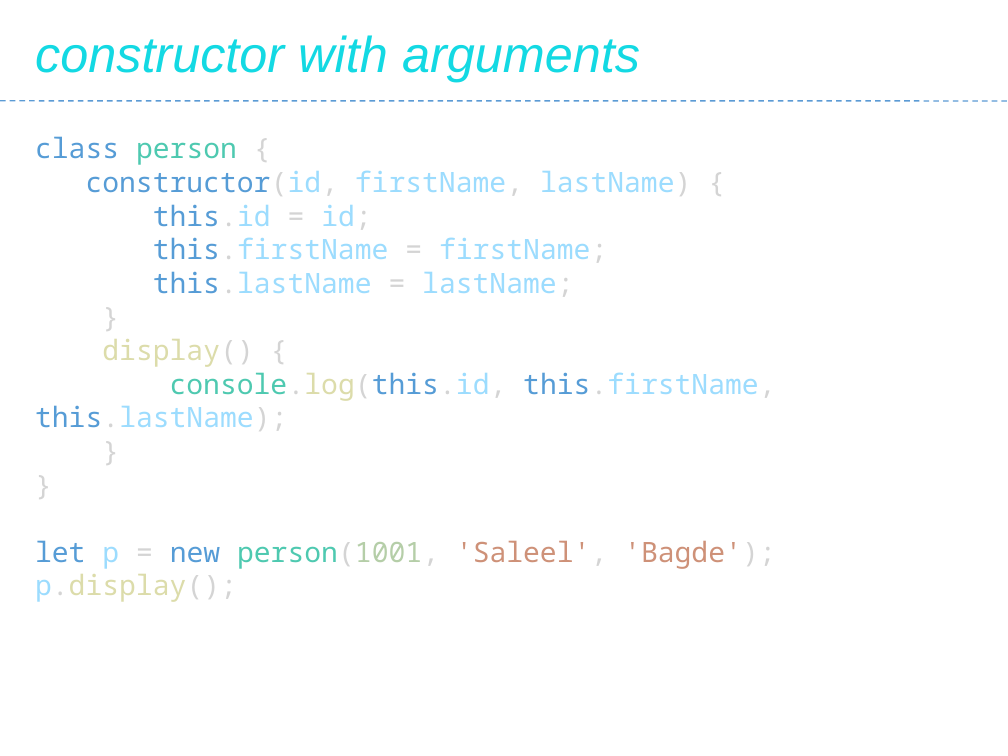
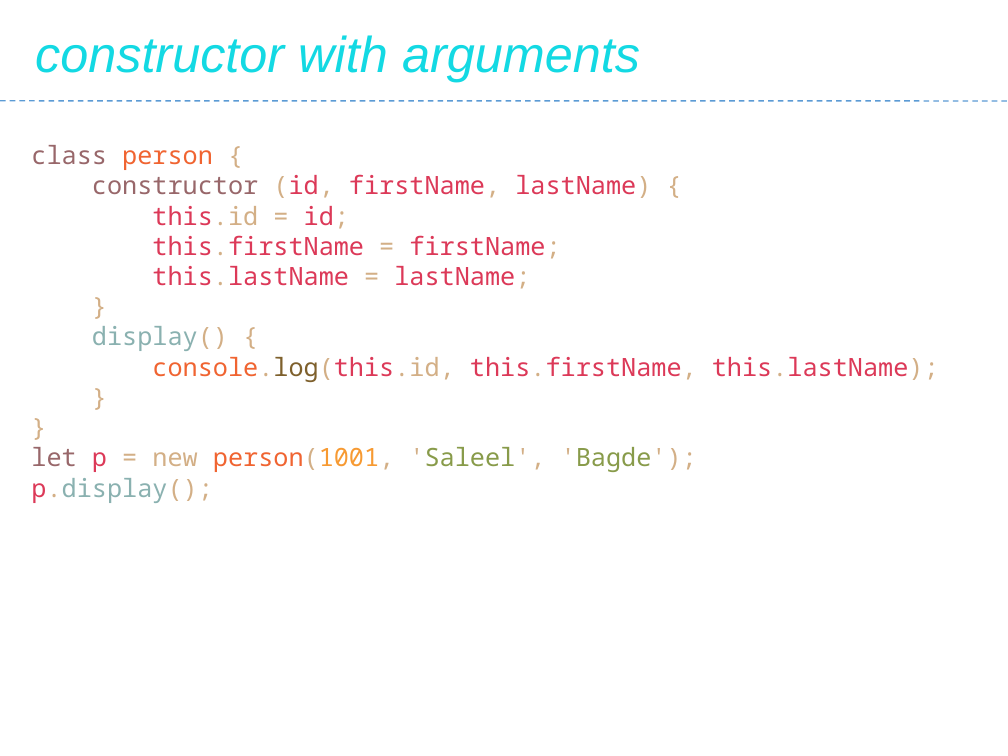
Before and after one commit to Saleel-Bagde/PPT-s, a slide deck: slide 229 of JavaScript.pptx. Drawn at 1008x756 pixels with LibreOffice and Linux fonts; fonts in the diff are those of the drawing. Boxes give left, top, right and bottom in pixels: in the first picture for what was removed or moved away, otherwise in the second. Text is boxed around its words. In the diff, an @@ line names an element or a change of style, - is before the commit and + after.

```diff
--- a/JavaScript.pptx
+++ b/JavaScript.pptx
@@ text "class person {": place and size @@
-text "class person {" at box(35, 136, 776, 569)
+text "class person {" at box(31, 145, 939, 503)
@@ text at box(31, 145, 939, 503): size 20 to 18 pt in "class person {", "this.id = id;", "this.firstName = firstName;", "this.lastName = lastName;" and 7 more places; text colour #569CD6 to #98676A in "class", "let"; text colour #4EC9B0 to #F06431 in "person", "console.log(this.id,", "person(1001,"; text colour #D4D4D4 to #D3AF86 in "{", "this.id = id;", "this.firstName = firstName;", "this.lastName = lastName;" and 7 more places; text colour #569CD6 to #DC3958 in "this.id", "this.firstName", "this.lastName", "console.log(this.id, this.firstName, this.lastName);"; text colour #9CDCFE to #D3AF86 in "this.id", "console.log(this.id,"; text colour #9CDCFE to #DC3958 in "id;", "this.firstName firstName;", "this.lastName lastName;", "this.firstName, this.lastName);" and 2 more places; text colour #DCDCAA to #8AB1B0 in "display()", "p.display();"; text colour #DCDCAA to #7E602C in "console.log(this.id,"; text colour #569CD6 to #D3AF86 in "new"; text colour #B5CEA8 to #F79A32 in "person(1001,"; text colour #CE9178 to #D3AF86, text colour #CE9178 to #889B4A in "'Saleel', 'Bagde');" @@
@@ text at box(92, 174, 651, 198): text changed; size 20 to 18 pt; text colour #9CDCFE to #DC3958 @@
-constructor(id, firstName, lastName) {
+constructor (id, firstName, lastName) {
```
Also in this commit, not shown: 17 other slides changed.
